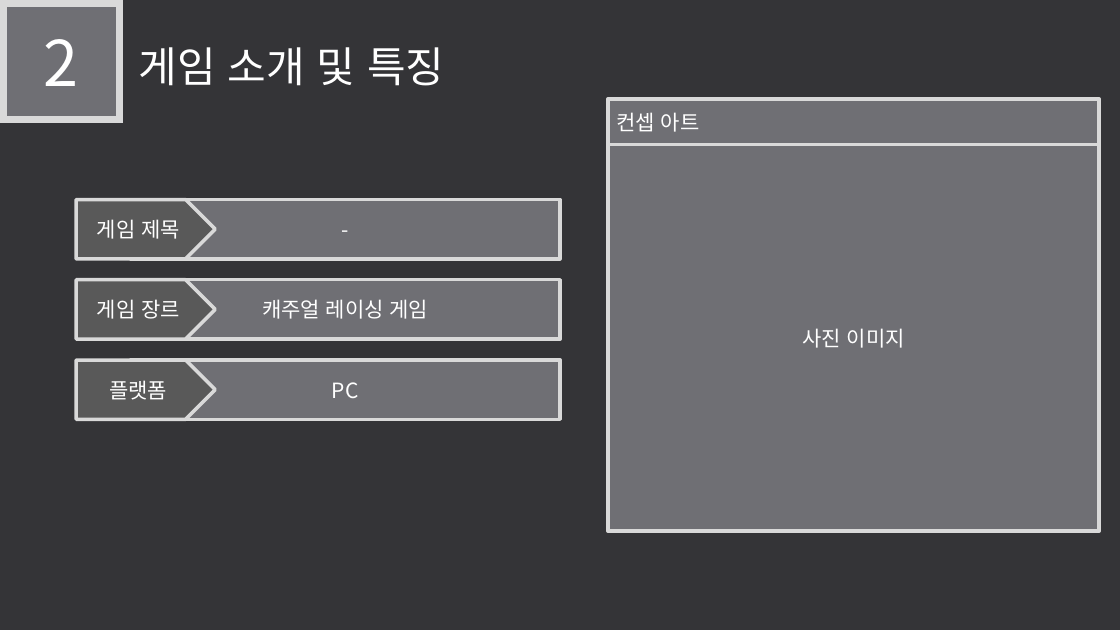
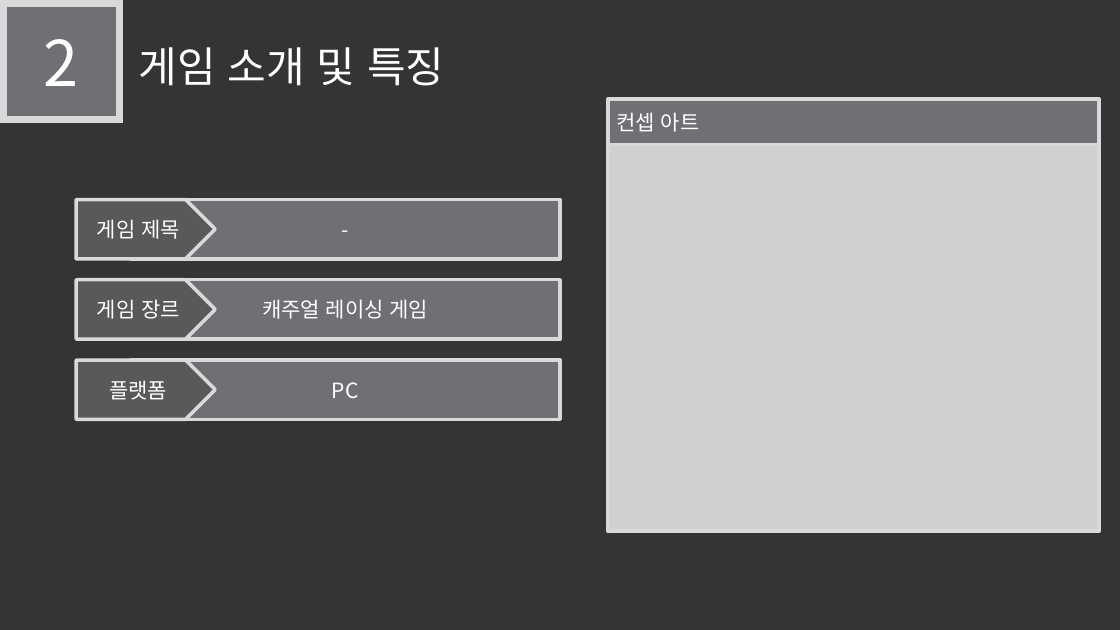
Before and after one commit to LEGO0937/Our_Project, a slide deck: slide 4 of 기획단계/졸작 제안서_α.pptx. Drawn at 1120x630 pixels with LibreOffice and Linux fonts; fonts in the diff are those of the drawing; grey boxes stand for pictures. Boxes give left, top, right and bottom in pixels: in the first picture for what was removed or moved away, otherwise in the second. Text is boxed around its words. In the diff, an @@ line names an element or a change of style, - is before the commit and + after.

```diff
--- a/기획단계/졸작 제안서_α.pptx
+++ b/기획단계/졸작 제안서_α.pptx
@@ rectangle at (x1=608, y1=145, x2=1099, y2=531): fill #6F6F74 to none @@
@@ picture added at (x1=608, y1=145, x2=1099, y2=531) @@
@@ text in rectangle at (x1=802, y1=328, x2=905, y2=348): text removed @@
-사진 이미지
```
Also in this commit, not shown: 4 other slides changed, 1 other file.
